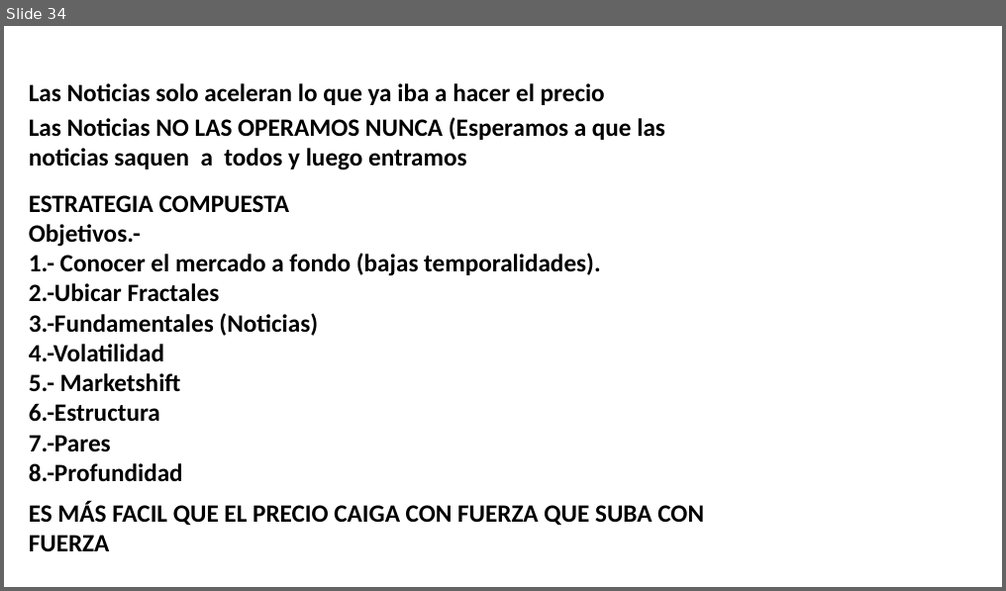
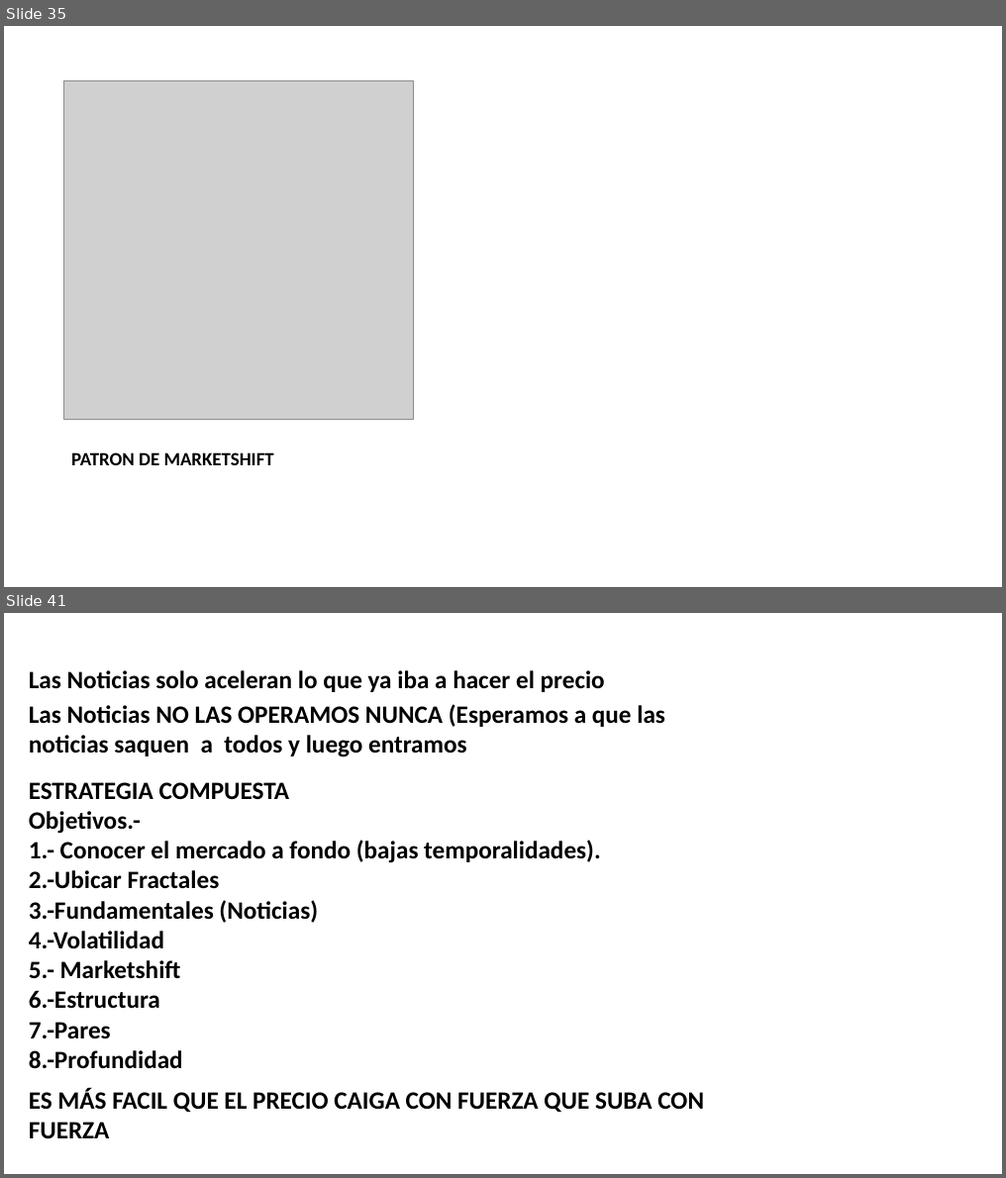
Before and after one commit to Edd1eware/Yields_Academy, a slide deck: Manual_YIELDS_ACADEMY.pptx. Shown one above the other, each under a label of ours: slide 34 before the commit, slides 35 and 41 after it; the slides between them are not shown. The pictures are 1006x591 and 1006x1178 pixels, drawn with LibreOffice and Linux fonts; fonts in the diff are those of the drawing; grey boxes stand for pictures; background and template pictures are left out. Boxes give left, top, right and bottom in pixels: in the first picture for what was removed or moved away, otherwise in the second. Text is boxed around its words. In the diff, an @@ line names an element or a change of style, - is before the commit and + after.

```diff
--- a/Manual_YIELDS_ACADEMY.pptx
+++ b/Manual_YIELDS_ACADEMY.pptx
@@ slide 35 added at <box>4,26,1002,587</box>, background picture (left out) @@
@@ picture added at <box>63,80,413,419</box> @@
@@ text added at <box>71,453,274,466</box>, 18 pt, text #000000, bold @@
+PATRON DE MARKETSHIFT
@@ what was slide 34 is now slide 41 @@
```
Also in this commit, not shown: 1 slide changed, 6 other slides added.
